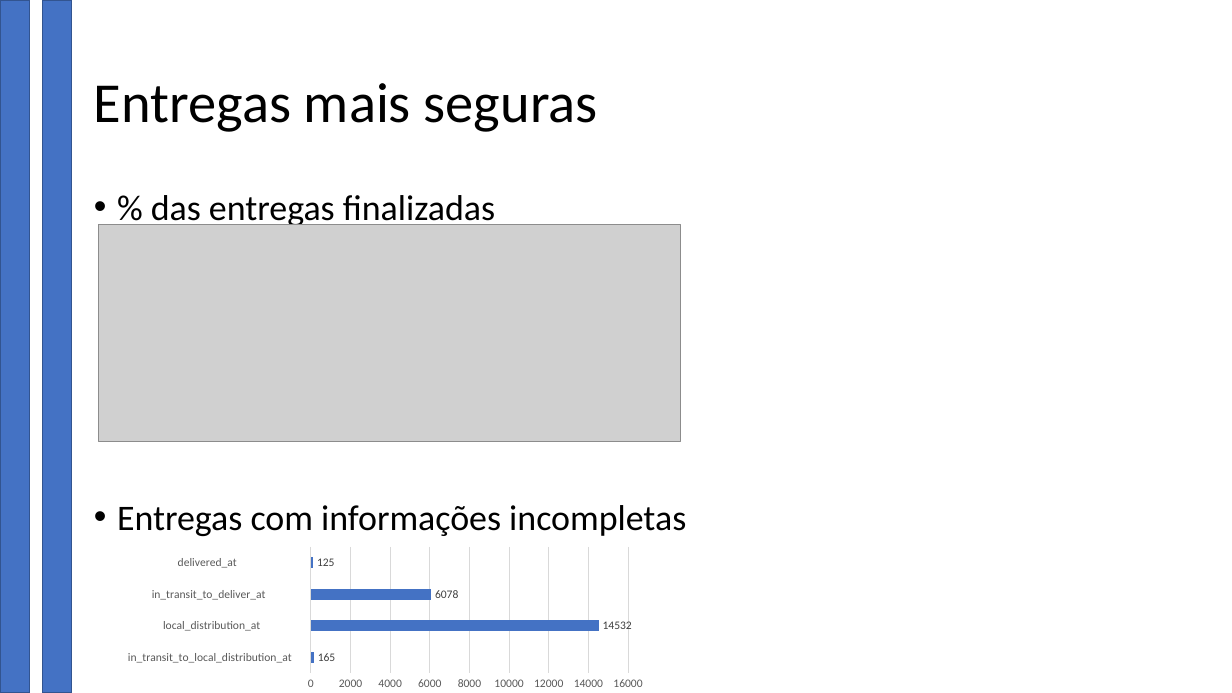
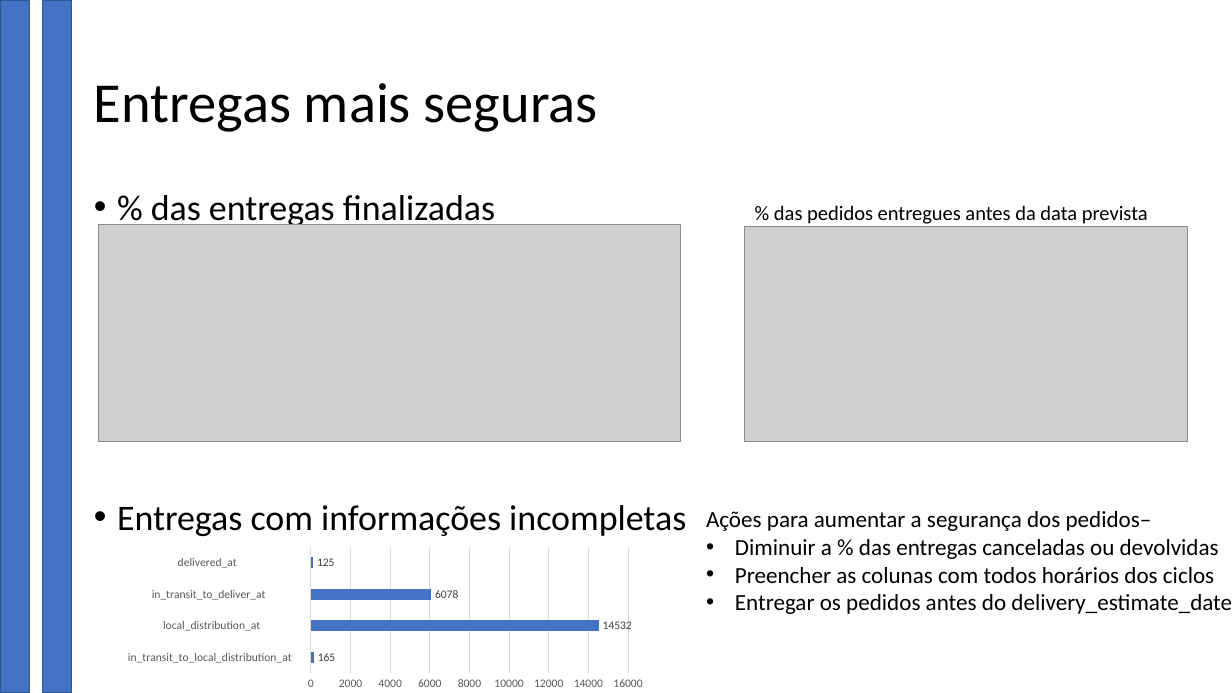
Before and after one commit to b4h14/Logistics-test, a slide deck: slide 9 of Apresentacao.pptx (slide 7 before the commit). Drawn at 1232x693 pixels with LibreOffice and Linux fonts; fonts in the diff are those of the drawing; grey boxes stand for pictures; background and template pictures are left out. Boxes give left, top, right and bottom in pixels: in the first picture for what was removed or moved away, otherwise in the second. Text is boxed around its words. In the diff, an @@ line names an element or a change of style, - is before the commit and + after.

```diff
--- a/Apresentacao.pptx
+++ b/Apresentacao.pptx
@@ text at (151, 195, 1148, 229): text changed; size 28 to 16 pt @@
-• % das entregas finalizadas
+• % das entregas finalizadas % das pedidos entregues antes da data prevista
@@ picture added at (744, 226, 1188, 441) @@
@@ text added at (706, 511, 1232, 614), 18 pt, text #000000 @@
+Ações para aumentar a segurança dos pedidos–
+• Diminuir a % das entregas canceladas ou devolvidas
+• Preencher as colunas com todos horários dos ciclos
+• Entregar os pedidos antes do delivery_estimate_date
```
Also in this commit, not shown: 4 other slides changed, 4 slides added.
